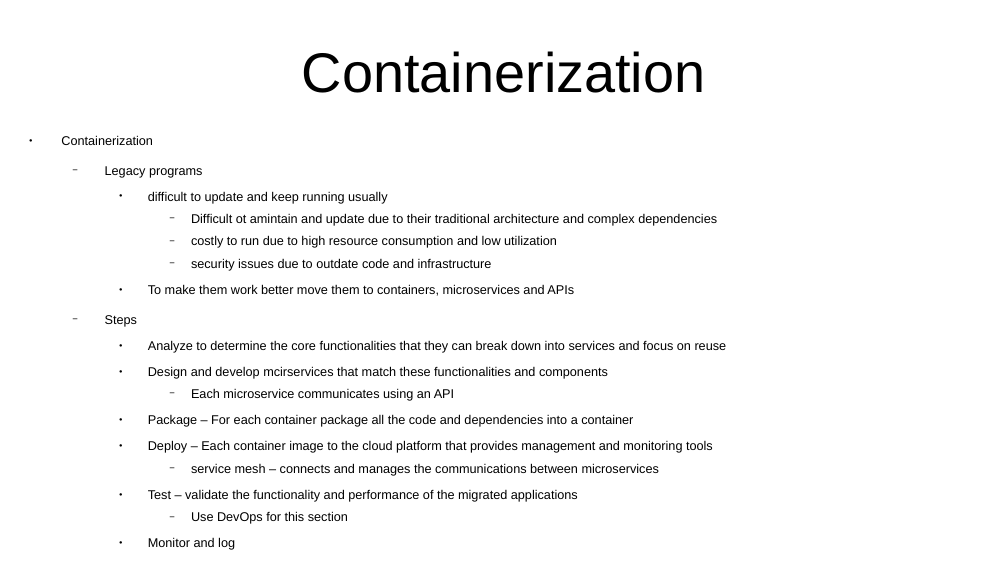
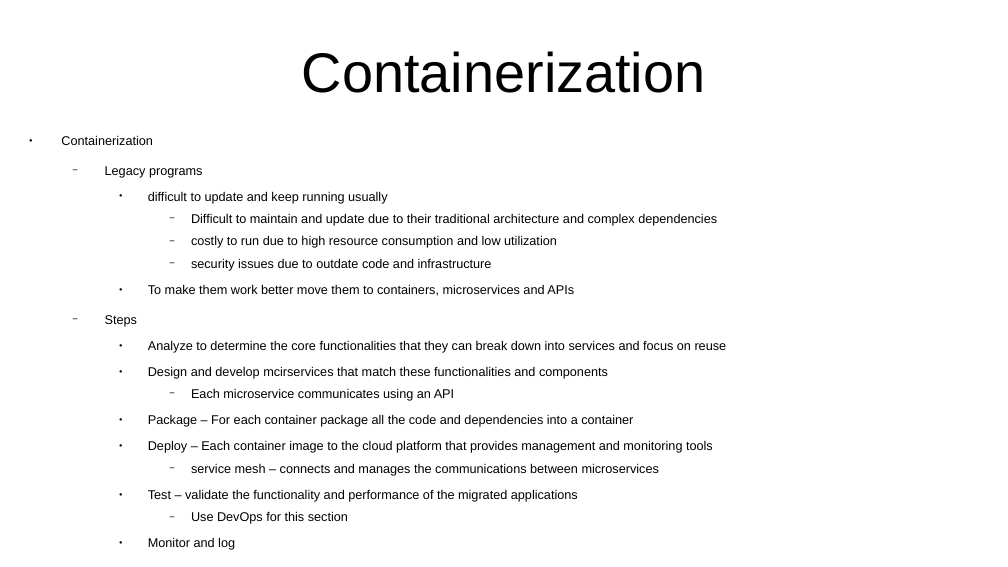
Before and after one commit to CharlesStockman/notesFromCourses, a slide deck: slide 63 of ibm/IBM -- Introduction to the Cloud.odp. Drawn at 1008x567 pixels with LibreOffice and Linux fonts; fonts in the diff are those of the drawing. Boxes give left, top, right and bottom in pixels: in the first picture for what was removed or moved away, otherwise in the second. Text is boxed around its words. In the diff, an @@ line names an element or a change of style, - is before the commit and + after.

```diff
--- a/ibm/IBM -- Introduction to the Cloud.odp
+++ b/ibm/IBM -- Introduction to the Cloud.odp
@@ text at bbox=[191, 213, 717, 226]: text changed @@
-      − Difficult ot amintain and update due to their traditional architecture and complex dependencies
+      − Difficult to maintain and update due to their traditional architecture and complex dependencies
```
Also in this commit, not shown: 26 other slides changed.
